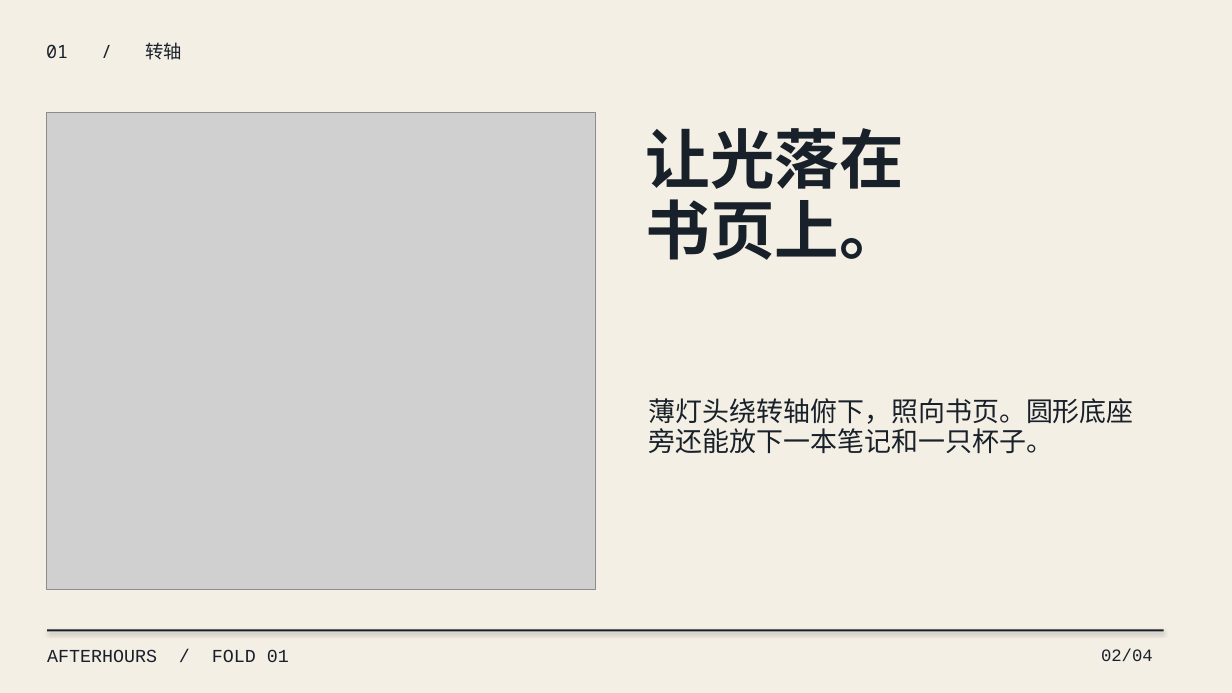
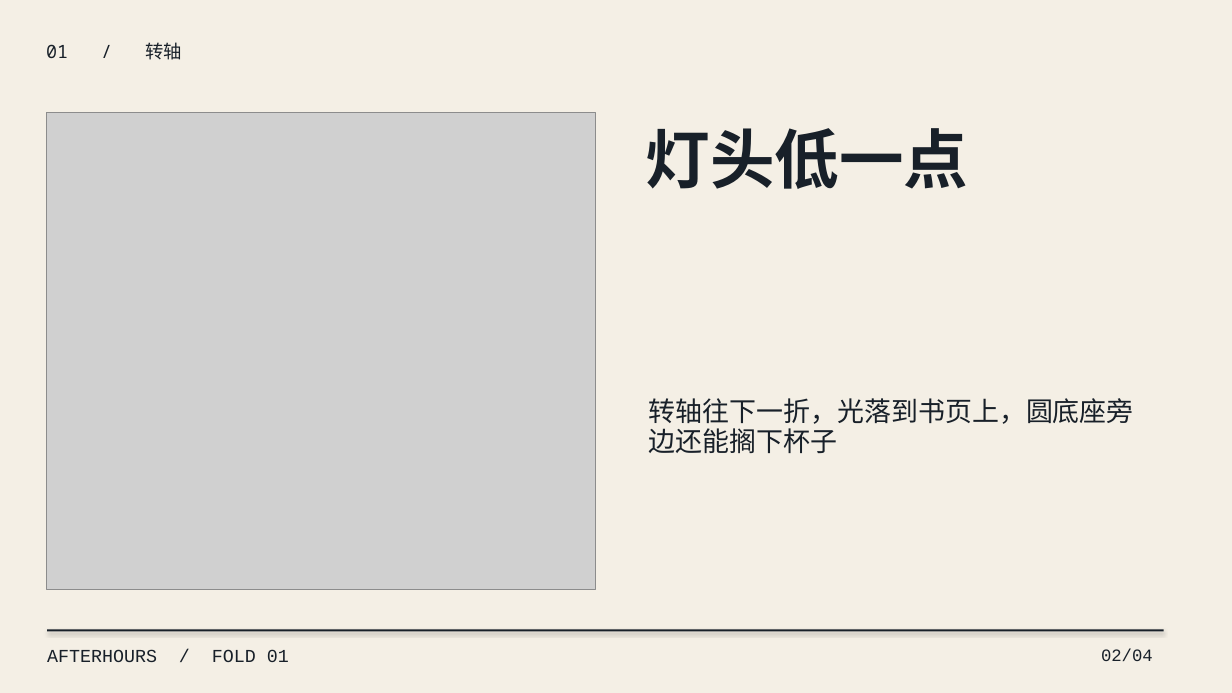
Before and after one commit to joeymilano/joey-design, a slide deck: slide 2 of docs/afterhours-deck-zh.pptx. Drawn at 1232x693 pixels with LibreOffice and Linux fonts; fonts in the diff are those of the drawing; grey boxes stand for pictures. Boxes give left, top, right and bottom in pixels: in the first picture for what was removed or moved away, otherwise in the second. Text is boxed around its words. In the diff, an @@ line names an element or a change of style, - is before the commit and + after.

```diff
--- a/docs/afterhours-deck-zh.pptx
+++ b/docs/afterhours-deck-zh.pptx
@@ text at (646, 128, 969, 189): text changed @@
-让光落在
-书页上。
+灯头低一点
@@ text at (649, 398, 1134, 453): text changed @@
-薄灯头绕转轴俯下，照向书页。圆形底座
-旁还能放下一本笔记和一只杯子。
+转轴往下一折，光落到书页上，圆底座旁
+边还能搁下杯子
```
Also in this commit, not shown: 3 other slides changed, 23 other files.
